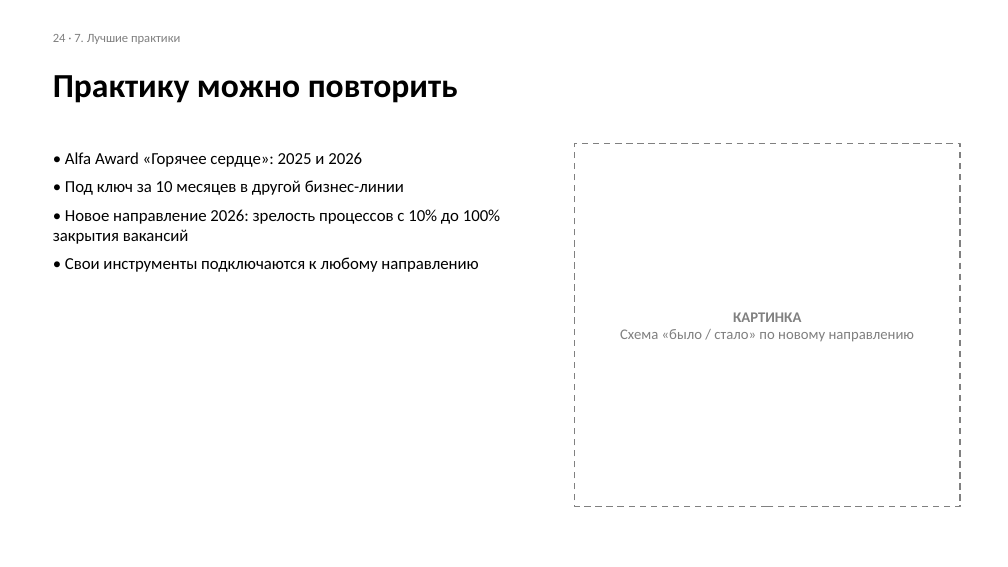
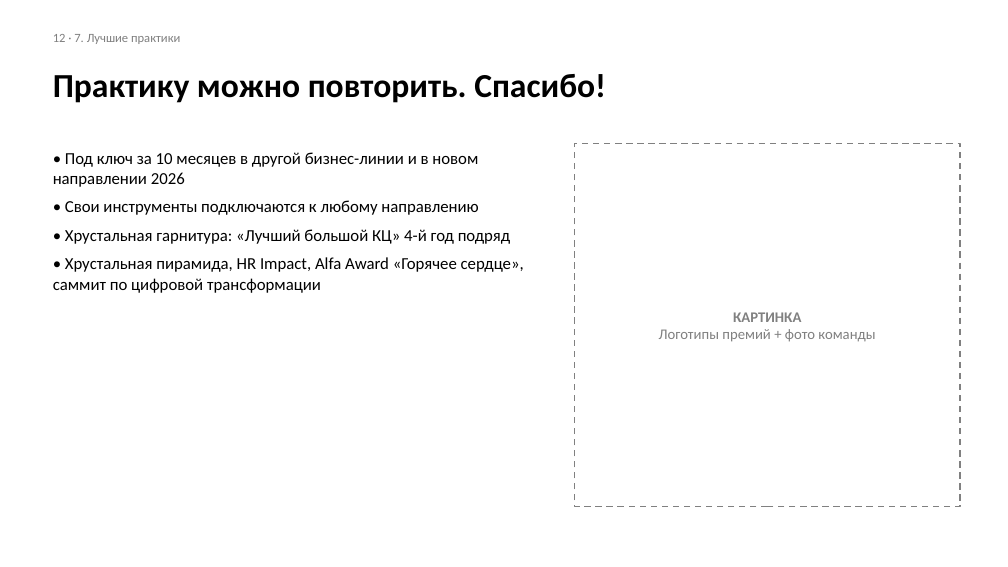
Before and after one commit to sdsds113/aboba, a slide deck: slide 12 of Шаблон_презентации_ХГ_2026.pptx (slide 24 before the commit). Drawn at 1008x567 pixels with LibreOffice and Linux fonts; fonts in the diff are those of the drawing. Boxes give left, top, right and bottom in pixels: in the first picture for what was removed or moved away, otherwise in the second. Text is boxed around its words. In the diff, an @@ line names an element or a change of style, - is before the commit and + after.

```diff
--- a/Шаблон_презентации_ХГ_2026.pptx
+++ b/Шаблон_презентации_ХГ_2026.pptx
@@ text at <box>53,34,180,44</box>: text changed @@
-24 · 7. Лучшие практики
+12 · 7. Лучшие практики
@@ text at <box>53,74,606,103</box>: text changed @@
-Практику можно повторить
+Практику можно повторить. Спасибо!
@@ text at <box>53,152,478,187</box>: text changed @@
-• Alfa Award «Горячее сердце»: 2025 и 2026
-• Под ключ за 10 месяцев в другой бизнес-линии
-• Новое направление 2026: зрелость процессов с 10% до 100% закрытия вакансий
+• Под ключ за 10 месяцев в другой бизнес-линии и в новом направлении 2026
@@ text at <box>53,229,524,293</box>: paragraphs added @@
+• Хрустальная гарнитура: «Лучший большой КЦ» 4-й год подряд
+• Хрустальная пирамида, HR Impact, Alfa Award «Горячее сердце», саммит по цифровой трансформации
@@ text in rectangle at <box>659,329,875,342</box>: text changed @@
-Схема «было / стало» по новому направлению
+Логотипы премий + фото команды
```
Also in this commit, not shown: 11 other slides changed, 14 slides removed.
